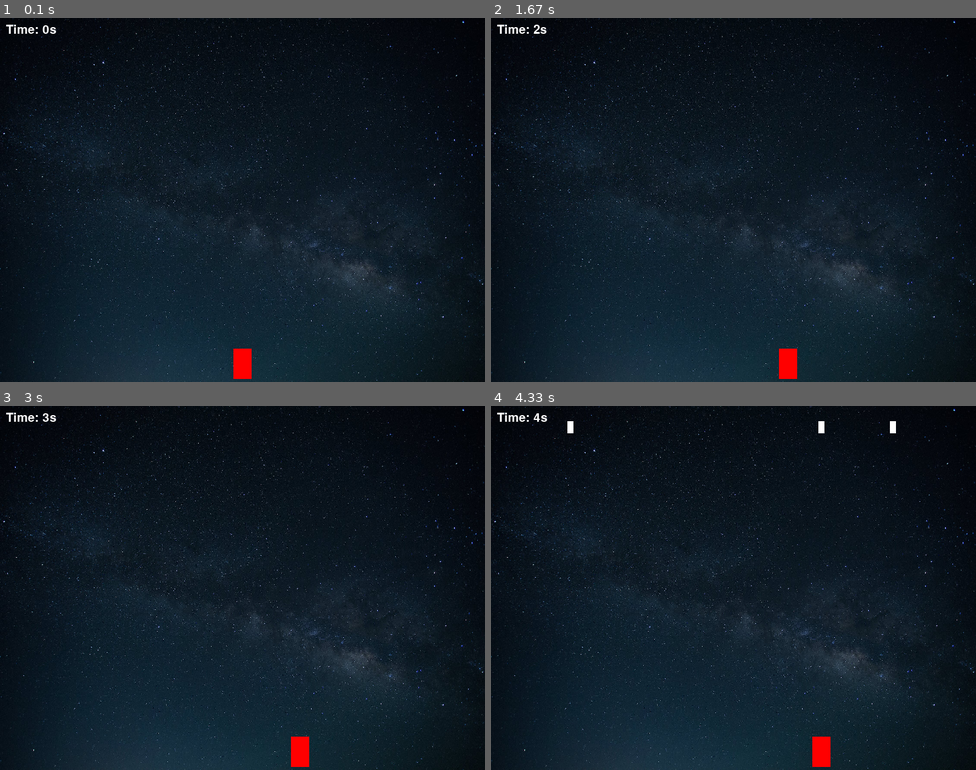
Above: before the commit, frames 1-4 (two rows, left to right).
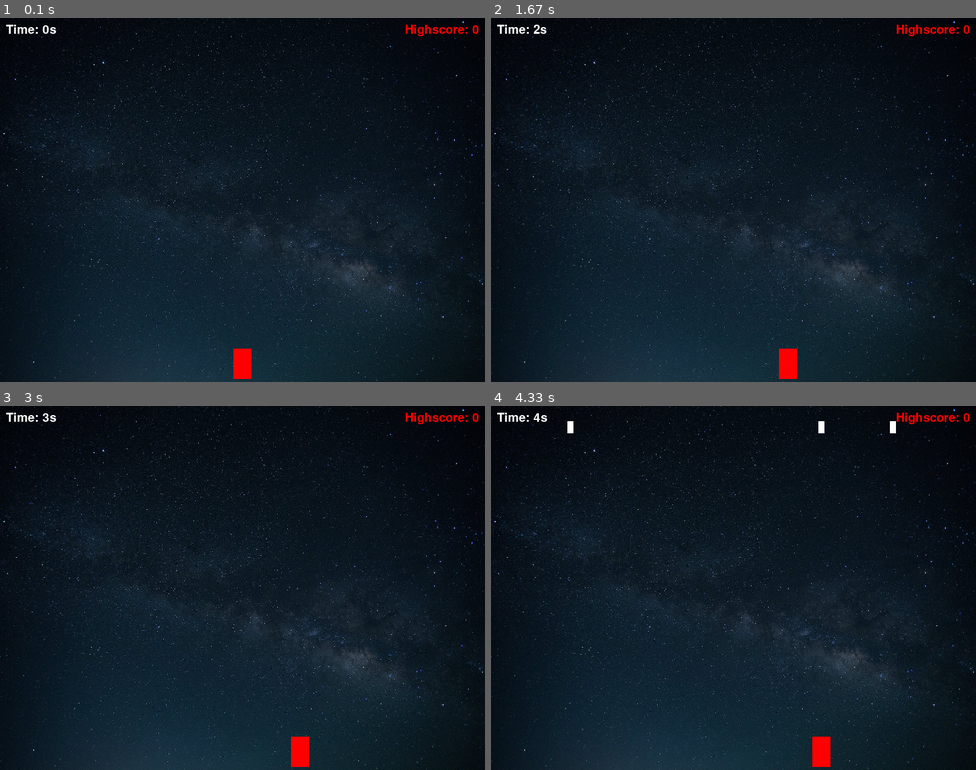
Above: after the commit, the same moments.

Repository: PraddyumnYadav/pygame-tutorial
Game: pygame game, started from main.py
Same seed, same stepped clock (60 frames per second), same inputs: the game is played once before the commit and once after it.
Inputs:
- Up to frame 1 (0.1 s): no input
- Up to frame 2 (1.67 s): hold Right 0.33-0.8 s; hold Right 0.83-1.3 s; hold Left from 1.33 s (still down)
- Up to frame 3 (3 s): release Left at 1.87 s; hold Left 1.9-2.3 s; hold Right 2.33-2.97 s
- Up to frame 4 (4.33 s): hold Left 3-3.47 s; hold Right 3.5-3.97 s; hold Right from 4 s (still down)

The runs differ from the first frame. In frame 1, 0.2% of the frame differs, in the area x 83-99%, y 1-5%; in frame 2, 0.2%; in frame 3, 0.2%; in frame 4, 0.2%.

Commit message:
Add Highscore Functionality in Our Game.

Diff:
--- a/main.py
+++ b/main.py
@@ -1,6 +1,7 @@
 import pygame
 import time
 import random
+import os
 
 pygame.font.init()
 
@@ -23,11 +24,14 @@
 STAR_VEL = 5
 
 
-def draw(player, elapsed_time, stars):
+def draw(player, elapsed_time, stars, highscore):
     WIN.blit(BG, (0, 0))
 
     time_text = FONT.render(f"Time: {round(elapsed_time)}s", 1, "white")
     WIN.blit(time_text, (10, 10))
+
+    highscore_text = FONT.render(f"Highscore: {highscore}", 1, "red")
+    WIN.blit(highscore_text, ((WIDTH-highscore_text.get_width() - 10), 10))
 
     pygame.draw.rect(WIN, "red", player)
 
@@ -57,9 +61,17 @@
 
     hit = False
 
+    if "score.txt" not in os.listdir():
+        f = open("score.txt", "w")
+        f.write("0")
+        f.close()
+
     while run:
         clock.tick(60)
         elapsed_time = time.time() - start_time
+
+        with open("score.txt") as x:
+            highscore = x.read()
 
         star_count += clock.tick(60)
         if star_count > star_add_increment:
@@ -101,10 +113,15 @@
                 ),
             )
             pygame.display.update()
+            with open("score.txt", "w") as f:
+                if int(highscore) < round(elapsed_time):
+                    f.write(str(round(elapsed_time)))
+                else:
+                    pass
             pygame.time.delay(5000)
             break
 
-        draw(player, elapsed_time, stars)
+        draw(player, elapsed_time, stars, highscore)
 
     pygame.quit()
 
